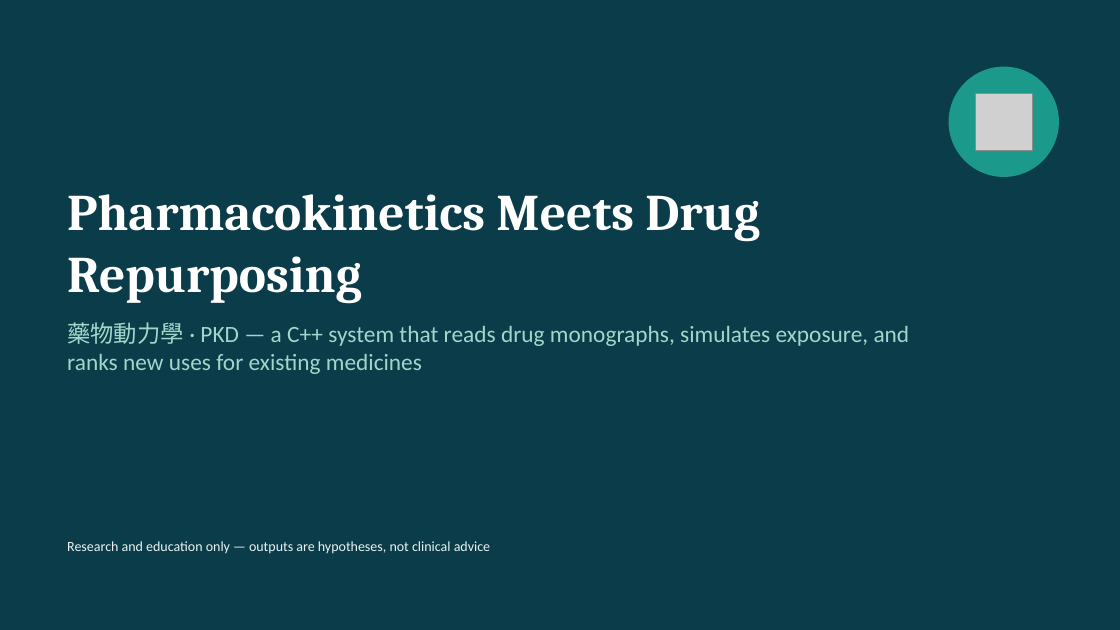
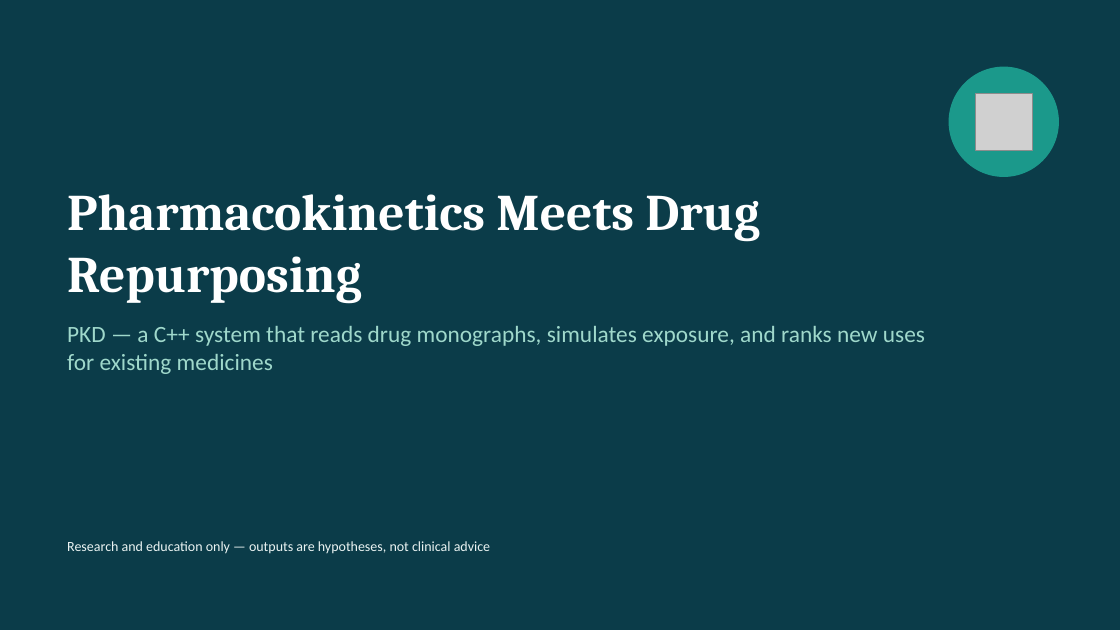
Before and after one commit to gwrxuk/pkd-pharmacokinetics, a slide deck: slide 1 of presentation/PKD_Pharmacokinetics_System.pptx. Drawn at 1120x630 pixels with LibreOffice and Linux fonts; fonts in the diff are those of the drawing; grey boxes stand for pictures. Boxes give left, top, right and bottom in pixels: in the first picture for what was removed or moved away, otherwise in the second. Text is boxed around its words. In the diff, an @@ line names an element or a change of style, - is before the commit and + after.

```diff
--- a/presentation/PKD_Pharmacokinetics_System.pptx
+++ b/presentation/PKD_Pharmacokinetics_System.pptx
@@ text at bbox=[67, 326, 925, 374]: text changed @@
-藥物動力學 · PKD — a C++ system that reads drug monographs, simulates exposure, and ranks new uses for existing medicines
+PKD — a C++ system that reads drug monographs, simulates exposure, and ranks new uses for existing medicines
```
Also in this commit, not shown: 2 other files.
